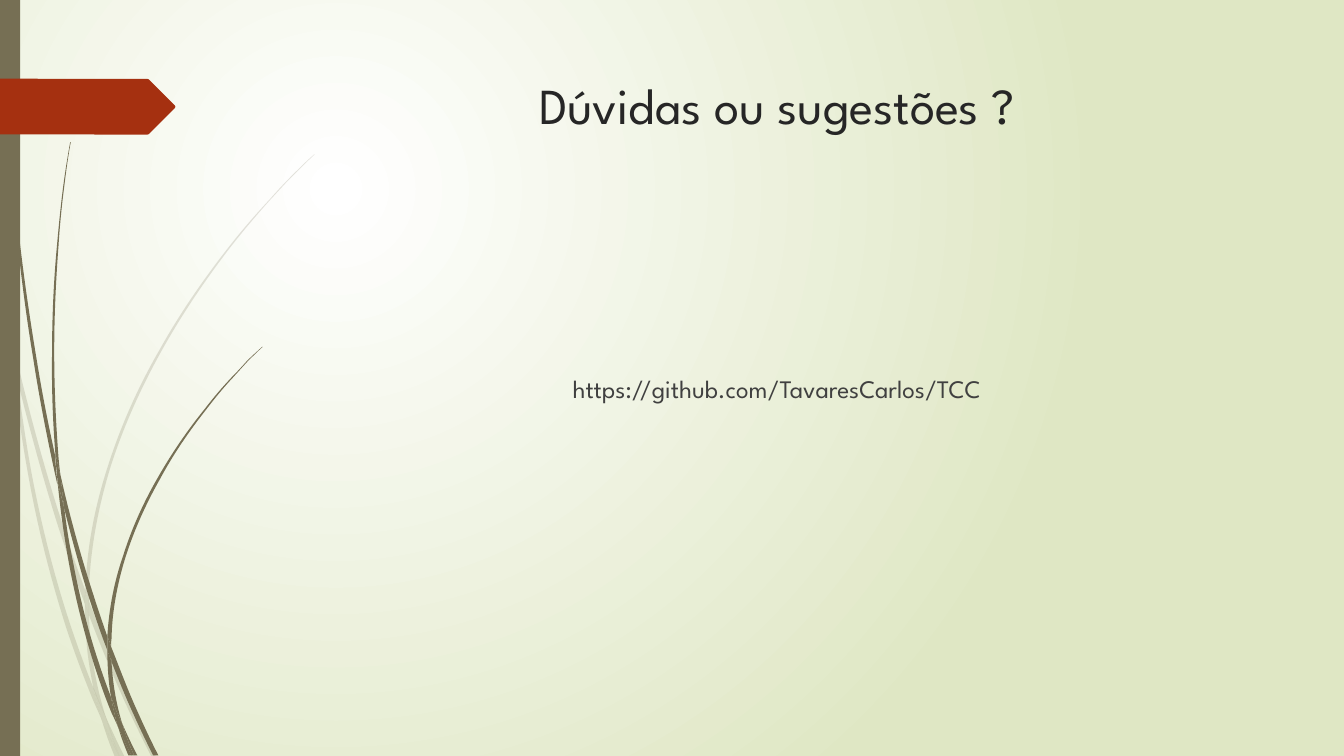
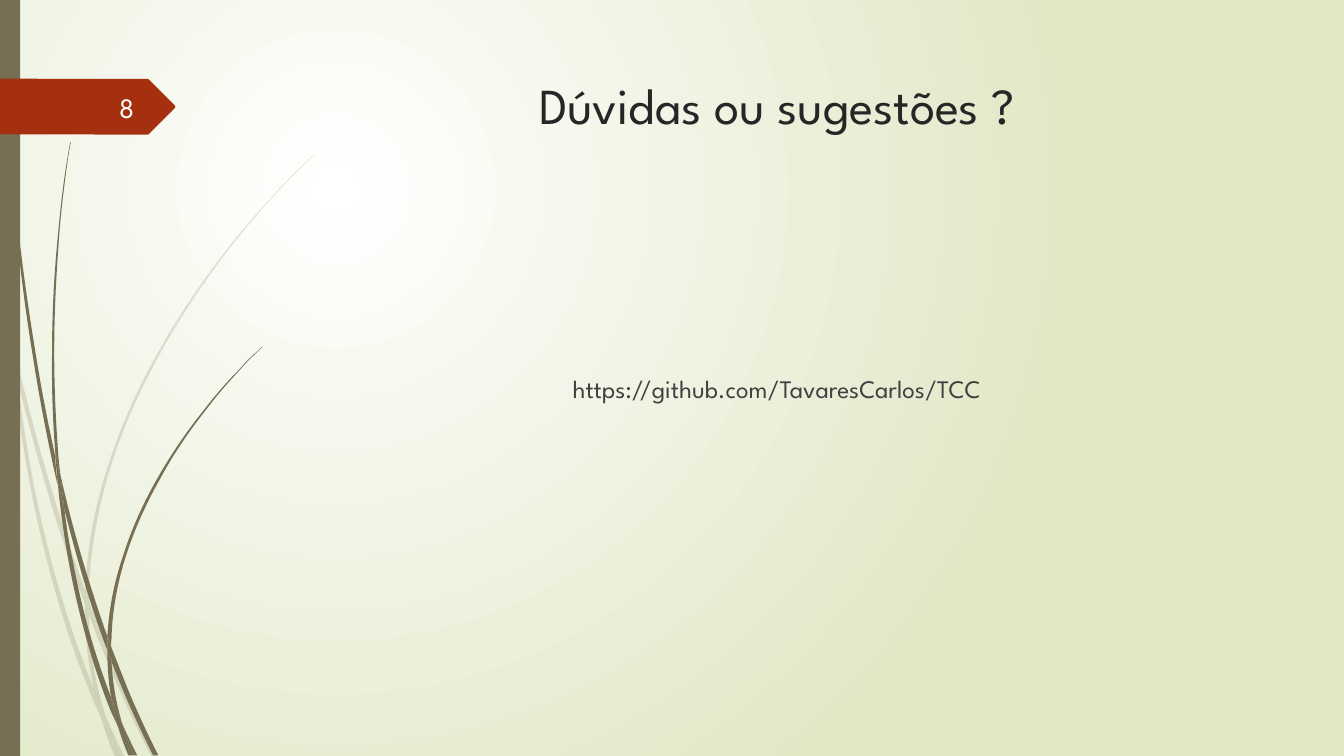
Before and after one commit to TavaresCarlos/TCC, a slide deck: slide 8 of apresentação-do-sistema/apresentação-02.pptx (slide 7 before the commit). Drawn at 1344x756 pixels with LibreOffice and Linux fonts; fonts in the diff are those of the drawing. Boxes give left, top, right and bottom in pixels: in the first picture for what was removed or moved away, otherwise in the second. Text is boxed around its words. In the diff, an @@ line names an element or a change of style, - is before the commit and + after.

```diff
--- a/apresentação-do-sistema/apresentação-02.pptx
+++ b/apresentação-do-sistema/apresentação-02.pptx
@@ page number added at [119, 99, 134, 119], 20 pt, text #FEFFFF @@
+8
```
Also in this commit, not shown: 6 other slides changed, 1 slide added, 12 other files.
